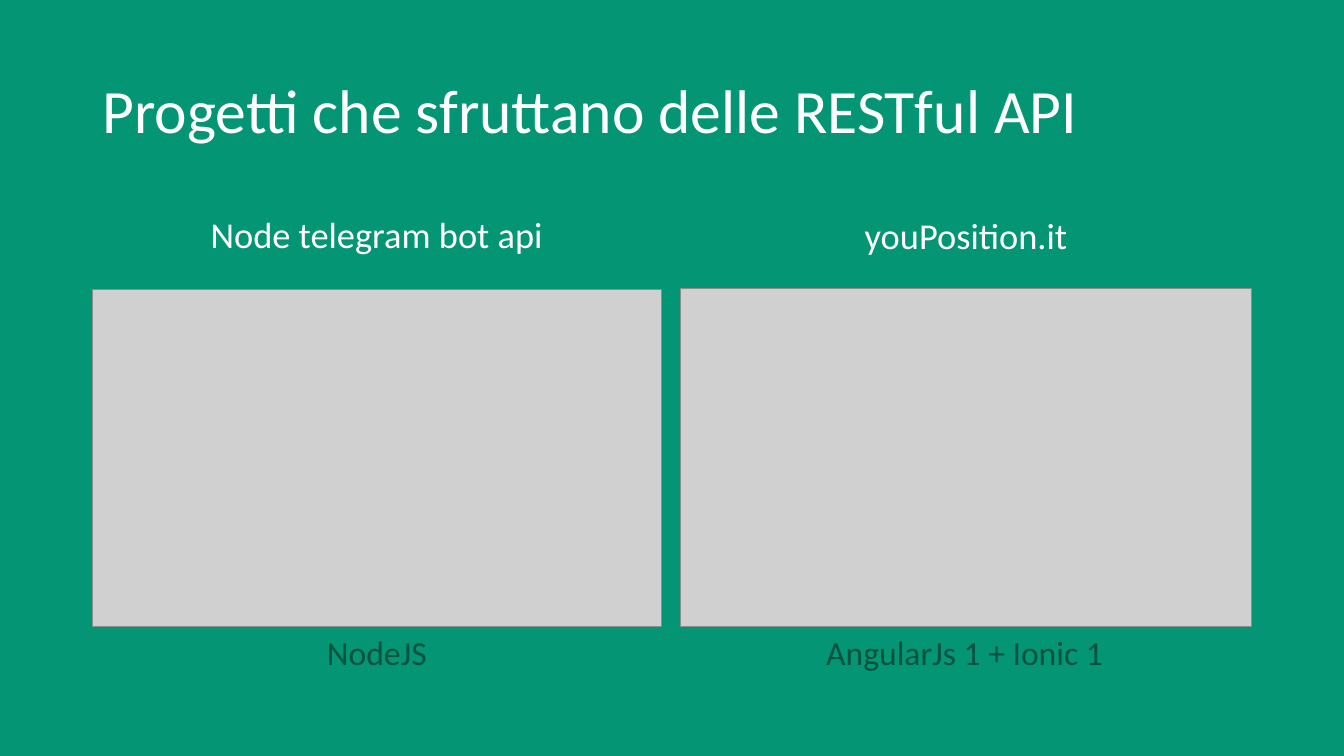
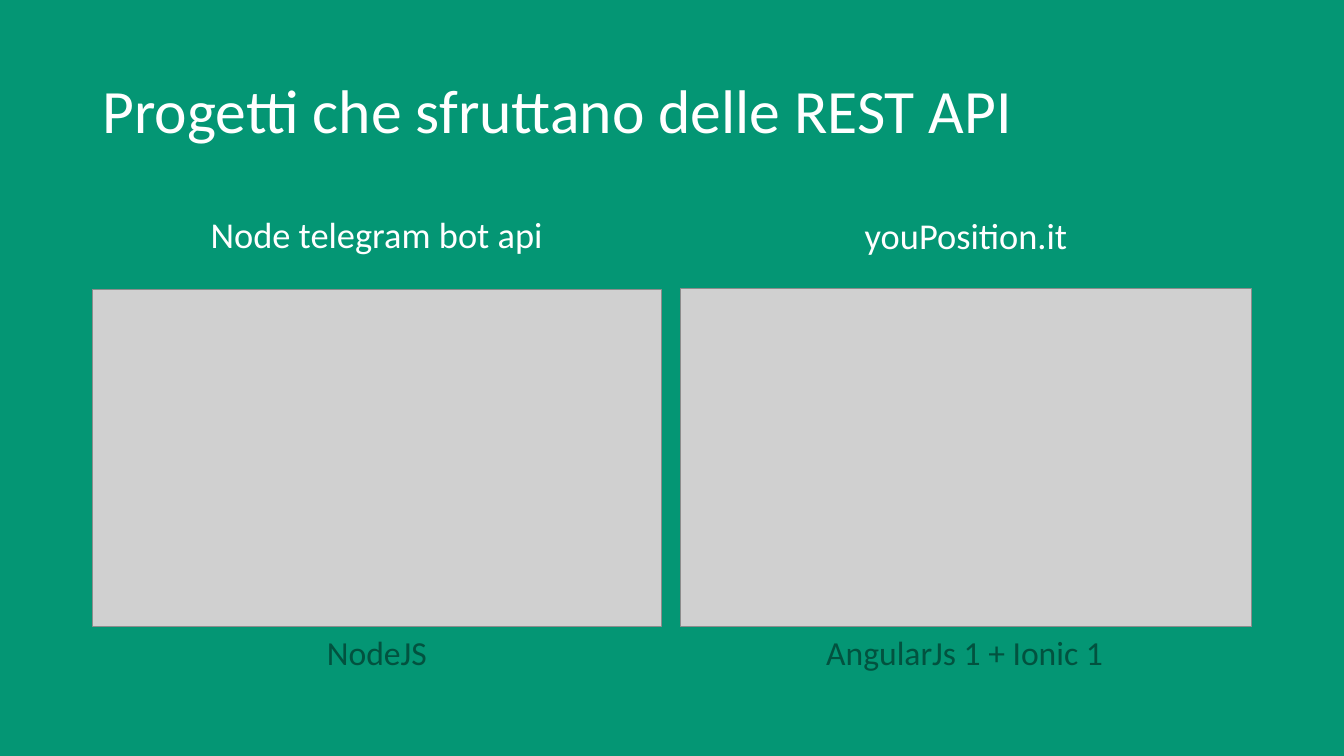
Before and after one commit to vassallocarlo/Tesi-RESTful, a slide deck: slide 19 of REST.pptx. Drawn at 1344x756 pixels with LibreOffice and Linux fonts; fonts in the diff are those of the drawing; grey boxes stand for pictures. Boxes give left, top, right and bottom in pixels: in the first picture for what was removed or moved away, otherwise in the second. Text is boxed around its words. In the diff, an @@ line names an element or a change of style, - is before the commit and + after.

```diff
--- a/REST.pptx
+++ b/REST.pptx
@@ title at bbox=[103, 90, 1012, 144]: text changed @@
-Progetti che sfruttano delle RESTful API
+Progetti che sfruttano delle REST API
```
Also in this commit, not shown: 5 other slides changed, 9 slides added, 9 other files.
